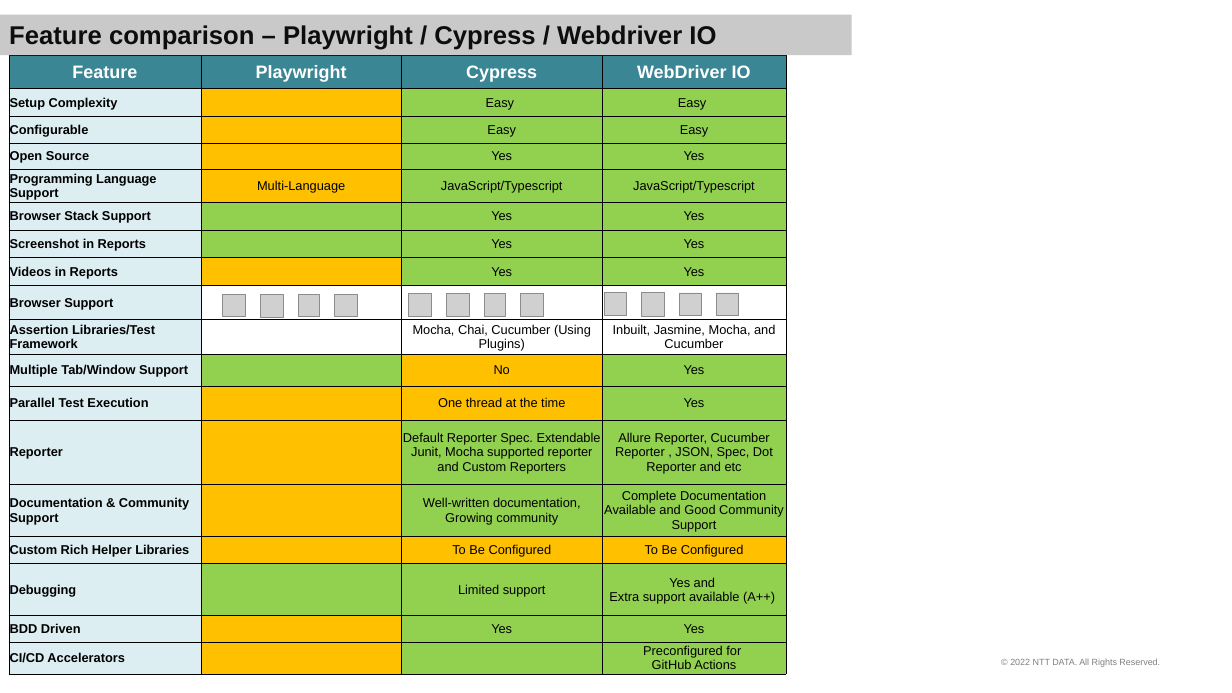
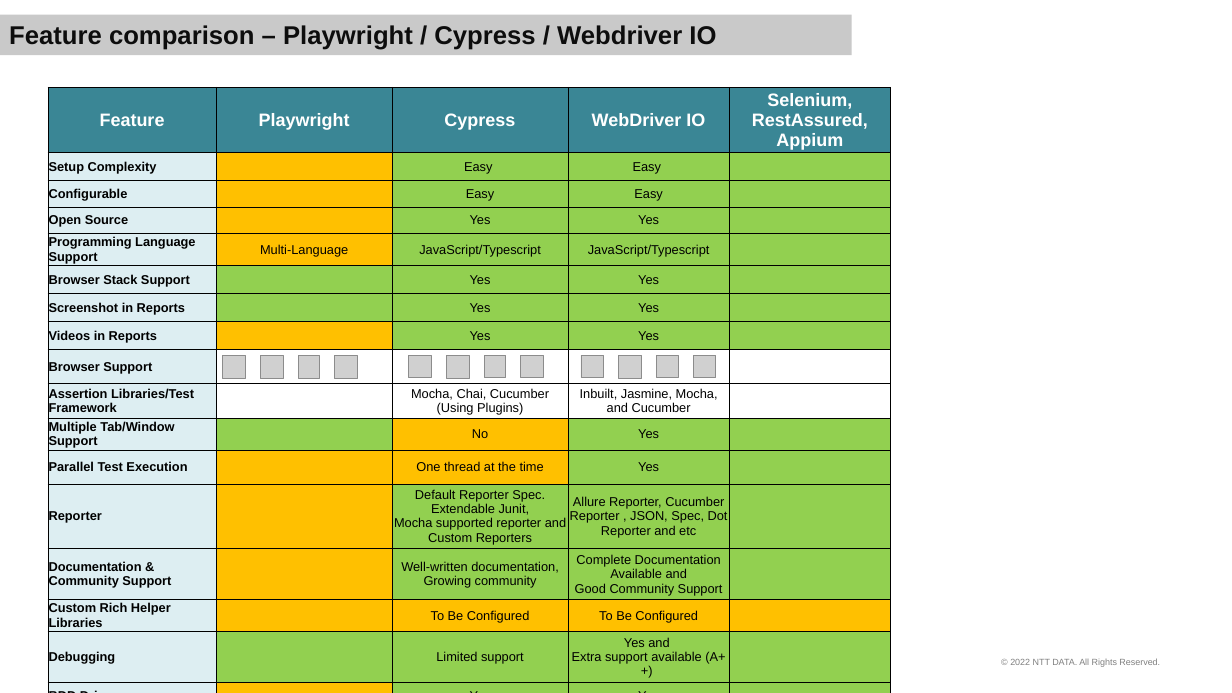
Before and after one commit to mraphael2101/webdriverio_typescript_cucumber, a slide deck: slide 6 of WDIO.pptx (slide 7 before the commit). Drawn at 1232x693 pixels with LibreOffice and Linux fonts; fonts in the diff are those of the drawing; grey boxes stand for pictures; background and template pictures are left out. Boxes give left, top, right and bottom in pixels: in the first picture for what was removed or moved away, otherwise in the second. Text is boxed around its words. In the diff, an @@ line names an element or a change of style, - is before the commit and + after.

Commit message:
WIP

```diff
--- a/WDIO.pptx
+++ b/WDIO.pptx
@@ table at bbox=[48, 87, 891, 693] @@
-Feature | Playwright | Cypress | WebDriver IO
-Setup Complexity |  | Easy | Easy
-Configurable |  | Easy | Easy
-Open Source |  | Yes | Yes
-Programming Language Support | Multi-Language | JavaScript/Typescript | JavaScript/Typescript
-Browser Stack Support |  | Yes | Yes
-Screenshot in Reports |  | Yes | Yes
-Videos in Reports |  | Yes | Yes
-Browser Support |  |  | 
-Assertion Libraries/Test Framework |  | Mocha, Chai, Cucumber (Using Plugins) | Inbuilt, Jasmine, Mocha, and Cucumber
-Multiple Tab/Window Support |  | No | Yes
-Parallel Test Execution |  | One thread at the time | Yes
-Reporter |  | Default Reporter Spec. Extendable Junit, Mocha supported reporter and Custom Reporters | Allure Reporter, Cucumber Reporter , JSON, Spec, Dot Reporter and etc
-Documentation & Community Support |  | Well-written documentation, Growing community | Complete Documentation Available and Good Community Support
-Custom Rich Helper Libraries |  | To Be Configured | To Be Configured
-Debugging |  | Limited support | Yes and / Extra support available (A++)
-BDD Driven |  | Yes | Yes
-CI/CD Accelerators |  |  | Preconfigured for / GitHub Actions
+Feature | Playwright | Cypress | WebDriver IO | Selenium, RestAssured, Appium
+Setup Complexity |  | Easy | Easy | 
+Configurable |  | Easy | Easy | 
+Open Source |  | Yes | Yes | 
+Programming Language Support | Multi-Language | JavaScript/Typescript | JavaScript/Typescript | 
+Browser Stack Support |  | Yes | Yes | 
+Screenshot in Reports |  | Yes | Yes | 
+Videos in Reports |  | Yes | Yes | 
+Browser Support |  |  |  | 
+Assertion Libraries/Test Framework |  | Mocha, Chai, Cucumber (Using Plugins) | Inbuilt, Jasmine, Mocha, and Cucumber | 
+Multiple Tab/Window Support |  | No | Yes | 
+Parallel Test Execution |  | One thread at the time | Yes | 
+Reporter |  | Default Reporter Spec. Extendable Junit, Mocha supported reporter and Custom Reporters | Allure Reporter, Cucumber Reporter , JSON, Spec, Dot Reporter and etc | 
+Documentation & Community Support |  | Well-written documentation, Growing community | Complete Documentation Available and Good Community Support | 
+Custom Rich Helper Libraries |  | To Be Configured | To Be Configured | 
+Debugging |  | Limited support | Yes and / Extra support available (A++) | 
+BDD Driven |  | Yes | Yes | 
+CI/CD Accelerators |  |  | Preconfigured for / GitHub Actions | 
+Requires a Proxy |  |  |  | 
+ |  |  |  | 
@@ table: place and size @@
-table at bbox=[9, 55, 787, 675]
+table at bbox=[48, 87, 891, 693]
@@ 8 pictures: place and size @@
-8 pictures at bbox=[223, 294, 544, 317]
+8 pictures at bbox=[223, 355, 544, 379]
@@ 4 pictures: place and size @@
-4 pictures at bbox=[604, 293, 739, 316]
+4 pictures at bbox=[581, 355, 716, 378]
```
Also in this commit, not shown: 3 other slides changed, 1 slide added.
